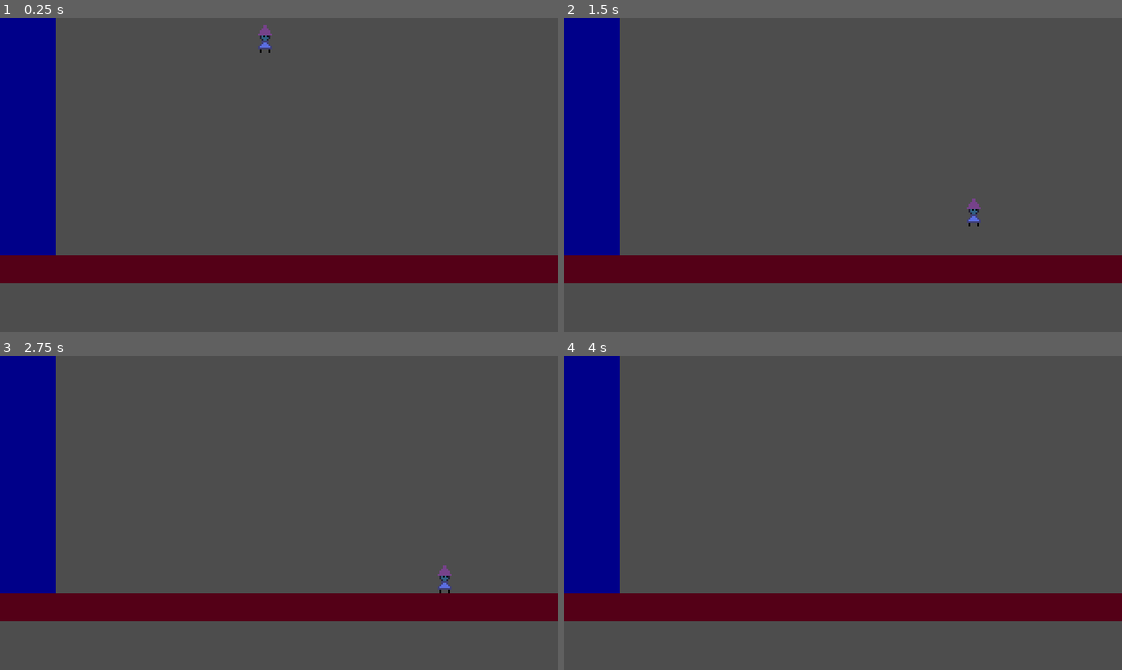
Above: before the commit, frames 1-4 (two rows, left to right).
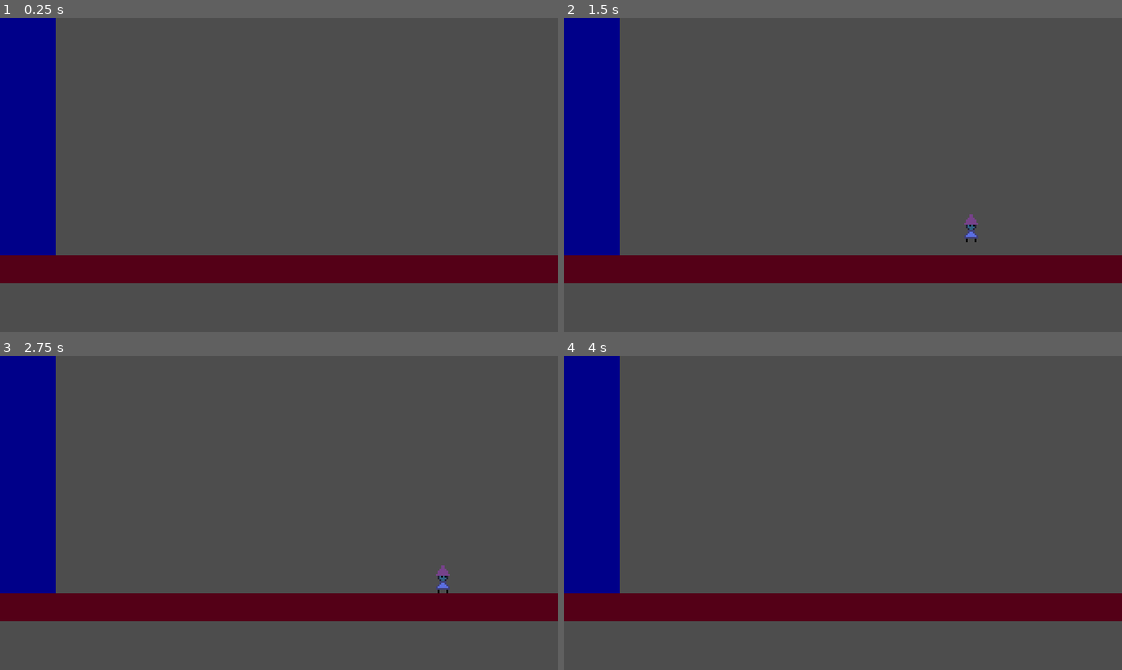
Above: after the commit, the same moments.

Repository: Vetle-Dyngeland/godot_platformer
Game: Godot game, scene res://scenes/world.tscn
Two runs of this game, one before a commit and one after it. Both use one fixed random seed, a clock stepped at 60 frames per second and the inputs below.
Inputs:
- Up to frame 1 (0.25 s): no input
- Up to frame 2 (1.5 s): hold Right (move_right) from 0.53 s (still down); tap C (jump) at 0.6, 0.77, 1.07, 1.35 s
- Up to frame 3 (2.75 s): tap C (jump) at 1.52, 1.82, 2.1 s; release Right (move_right) at 2.03 s; hold Left (move_left) from 2.03 s (still down)
- Up to frame 4 (4 s): release Left (move_left) at 2.78 s; hold Right (move_right) from 2.78 s (still down); tap C (jump) at 2.85, 3.02, 3.32, 3.6, 3.77 s

The runs differ from the first frame. In frame 1, 0.1% of the frame differs, in the area x 46-49%, y 2-12%; in frame 2, 0.2%, in the area x 71-75%, y 57-72%; in frame 3, less than 0.1%; in frame 4, nothing differs.

Commit message:
documentation + small improvements

Diff:
--- a/scripts/player/player.gd
+++ b/scripts/player/player.gd
@@ -3,10 +3,10 @@
 var movement = PlayerMovement.new($".")
 
 func _process(_delta: float) -> void:
-    movement.process()
+    movement.update_input()
 
 func _physics_process(delta: float) -> void:
-    movement.physics_process(delta)
+    movement.update_physics(delta)
 
 class InputAction:
     enum InputActionType {
@@ -15,8 +15,12 @@
         Vector
     }
 
-    var output
-    var _button_name: String
+    # Depending on _type this could be one of two things:
+    # For a button this is an array of three bools, where index 0 is held, 1 is just pressed and 2 is just released
+    # For Vector and axis this is an array of two values, where index 0 is right now and 1 is thethe  previous frame
+    var _output: Array
+
+    var _button_name := ""
     var _axis_name := ["", ""]
     var _vector_name := ["", "", "", ""]
     var _type: InputActionType
@@ -24,6 +28,8 @@
     func _init(name):
         var button := typeof("")
         var array := typeof([])
+
+        # Set the type of the input action
         match typeof(name):
             button: _type = InputActionType.Button
             array:
@@ -33,18 +39,20 @@
                     _: print(str("An array of length ", len(name), " cannot be parsed into input!"))
             _: print(str("A variable of _type: ", name, " = ", typeof(name), " cannot be parsed into input!"))
 
+        # Set the output as well as the name to avoid future errors
         match _type:
             InputActionType.Button:
                 _button_name = name
-                output = [false, false, false]
+                _output = [false, false, false]
 
             InputActionType.Axis:
                 _axis_name = name
-                output = [0, 0]
+                _output = [0, 0]
             InputActionType.Vector:
                 _vector_name = name
-                output = [Vector2.ZERO, Vector2.ZERO, Vector2.ZERO, Vector2.ZERO]
-
+                _output = [Vector2.ZERO, Vector2.ZERO, Vector2.ZERO, Vector2.ZERO]
+
+    # Seperate update functions depending on which type of input action this is
     func update():
         match _type:
             InputActionType.Button: _update_button()
@@ -52,121 +60,163 @@
             InputActionType.Vector: _update_vector()
 
     func _update_button():
-        output = [
+        _output = [
             Input.is_action_pressed(_button_name),
             Input.is_action_just_pressed(_button_name),
             Input.is_action_just_released(_button_name),
         ]
 
     func _update_axis():
-        output[1] = output[0]
-        output[0] = Input.get_axis(_axis_name[0], _axis_name[1])
+        _output[1] = _output[0]
+        _output[0] = Input.get_axis(_axis_name[0], _axis_name[1])
 
     func _update_vector():
-        if output[0]: output[1] = output[0]
-
-        # Two axises to stop them getting normalized
+        if _output[0]: _output[1] = _output[0]
+
+        # Two axises instead of get_vector to stop them getting normalized
         var x = Input.get_axis(_vector_name[0], _vector_name[1])
         var y = Input.get_axis(_vector_name[2], _vector_name[3])
 
-        output[0] = Vector2(x, y)
+        _output[0] = Vector2(x, y)
+
+    # Only makes sense if the type is not a button, so it should be invalid for all other types
+    func get_previous_frame():
+        match _type:
+            InputActionType.Button: return null
+            _: return _output[1]
+
+    # Get input makes sense in all contexts
+    func get_input(): return _output[0]
+
+    # If you know the type and just want the input
+    func get_raw_input_array(): return _output
+
+    # Held function only makes sense if the type is a button, so it should be invalid for all other types
+    func held():
+        match _type:
+            InputActionType.Button: return _output[0]
+            _: return null
+    # Same applies here
+    func just_pressed():
+        match _type:
+            InputActionType.Button: return _output[1]
+            _: return null
+    # As well as here
+    func just_released():
+        match _type:
+            InputActionType.Button: return _output[2]
+            _: return null
 
 class PlayerMovement:
-    var jump_force := 250
-    var held_down_gravity_multi := 1.5
-    var terminal_fall_velocity := 400.0
-    var held_down_fall_velocity_multi := 1.5
-    var jump_release_multi := 0.35
-    var coyote_time := 0.175
-    var jump_buffer_time := 0.2
-
-    var max_speed := 100.0
-    var acceleration_force := 500.0
-    var decceleration_force := 500.0
-    var air_control_multi := 0.7
-    var air_friction_multi := 0.1
-    var turnaround_multi := 2
-    var body: CharacterBody2D
-
-    var movement_input = InputAction.new(["move_left", "move_right", "move_up", "move_down"])
-    var jump_input = InputAction.new("jump")
-
-    var gravity = ProjectSettings.get_setting("physics/2d/default_gravity")
-
-    var coyote_timer := 0.0
-    var jump_buffer := 0.0
-    var can_release_jump := false
+    # Y VARIABLES
+    var jump_force := 250 # How much force is applied when jumping
+    var held_down_gravity_multi := 1.5 # When you hold "move_down", how much gravity is multiplied by
+    var terminal_fall_velocity := 400.0 # Max speed you can fall
+    var held_down_fall_velocity_multi := 1.5 # How much terminal velocity increases when you hold "move_down"
+    var jump_release_multi := 0.35 # When you release jump after a jump, how much should y velocity be multiplied by
+    var coyote_time := 0.175 # For how long can you jump after walked off a platform
+    var jump_buffer_time := 0.2 # For how long can you jump before touching a platform
+
+    # X VARIABLES
+    var max_speed := 100.0 # Max x speed
+    var acceleration_force := 500.0 # Force applied when accelerating
+    var decceleration_force := 500.0 # Force applied when deccelerating
+    var air_control_multi := 0.7 # How much acceleration is multiplied with when in the air
+    var air_friction_multi := 0.1 # How much decceleration is multiplied with when in the air
+    var turnaround_multi := 2 # How much acceleration is multiplied with when velocity and input does not match up
+
+    # INPUT
+    var _movement_input = InputAction.new(["move_left", "move_right", "move_up", "move_down"])
+    var _jump_input = InputAction.new("jump")
+
+    # EXTERNAL REFERENCES
+    var _gravity = ProjectSettings.get_setting("physics/2d/default_gravity")
+    var _body: CharacterBody2D # The physics body the movement is applied to
+
+    # MUTABLE
+    var _coyote_timer := 0.0 # The timer related to coyote_time
+    var _jump_buffer := 0.0 # The timer related to jump_buffer_time
+    var _can_release_jump := false # If you can release jump after the jump or not, turns false when y velocity is more than zero and when you release jump
 
     func _init(character_body: CharacterBody2D):
-        body = character_body
-
-    func process():
-        movement_input.update()
-        jump_input.update()
-
-    func physics_process(delta: float):
-        handle_gravity(delta)
-        handle_walking(delta)
-        handle_jumping(delta)
-        body.move_and_slide()
-
-    func handle_gravity(delta: float):
-        if body.is_on_floor(): return
-
-        var gravity_force = gravity * delta
-        var terminal_velocity = terminal_fall_velocity
-        if movement_input.output[1].y > 0.0:
+        _body = character_body
+
+    func update_input():
+        _movement_input.update()
+        _jump_input.update()
+
+    func update_physics(delta: float):
+        _handle_gravity(delta)
+        _handle_walking(delta)
+        _handle_jumping(delta)
+        _body.move_and_slide()
+
+    func _handle_gravity(delta: float):
+        if _body.is_on_floor(): return # Gravity shouldnt be applied when you're on the floor
+
+        var gravity_force = _gravity * delta
+        var terminal_velocity = terminal_fall_velocity # Just a mutable clone
+
+        if _movement_input.get_input().y > 0.0: # If move_down is held
             gravity_force *= held_down_gravity_multi
             terminal_velocity *= held_down_fall_velocity_multi
 
-        body.velocity.y += gravity_force
-        if body.velocity.y > terminal_velocity:
-            body.velocity.y = terminal_velocity
-
-    func handle_walking(delta: float):
-        var direction = movement_input.output[0].x
-
-        if abs(direction) > 0:
+        _body.velocity.y += gravity_force
+        if _body.velocity.y > terminal_velocity: # If falling faster than allowed, dont
+            _body.velocity.y = terminal_velocity
+
+    func _handle_walking(delta: float):
+        var direction = _movement_input.get_input().x
+
+        if abs(direction) > 0: # If actually pressing keys, accelerate
             accelerate(delta, direction)
             return
 
+        # Else, deccelerate
         deccelerate(delta)
 
     func accelerate(delta: float, direction: float):
         var accel = acceleration_force * delta
-        if not body.is_on_floor():
+        if not _body.is_on_floor():
             accel *= air_control_multi
 
-        if sign(direction) != sign(body.velocity.x):
+        # If trying to move in the opposite direction, apply a boost to the acceleration
+        if sign(direction) != sign(_body.velocity.x):
             accel *= turnaround_multi
 
-        body.velocity.x = move_toward(body.velocity.x, max_speed * direction, accel)
+        _body.velocity.x = move_toward(_body.velocity.x, max_speed * direction, accel)
 
     func deccelerate(delta: float):
         var deccel = decceleration_force * delta
-        if not body.is_on_floor():
+        if not _body.is_on_floor():
             deccel *= air_friction_multi
 
-        body.velocity.x = move_toward(body.velocity.x, 0, deccel)
-
-    func handle_jumping(delta: float):
+        _body.velocity.x = move_toward(_body.velocity.x, 0, deccel)
+
+    func _handle_jumping(delta: float):
         jump_timers(delta)
-        if can_release_jump && !jump_input.output[0]:
-            body.velocity.y *= jump_release_multi
-
-        if coyote_timer < coyote_time && jump_buffer < jump_buffer_time:
-            coyote_timer = coyote_time
-            jump_buffer = jump_buffer_time
-            body.velocity.y -= jump_force
-            can_release_jump = true
+
+        # If releasing jump while ascending, multiply the y velocity by a small number
+        if _can_release_jump && _jump_input.just_released():
+            _body.velocity.y *= jump_release_multi
+            _can_release_jump = false
+
+        var should_jump = _coyote_timer < coyote_time && _jump_buffer < jump_buffer_time
+        if should_jump:
+            # Reset timers
+            _coyote_timer = coyote_time
+            _jump_buffer = jump_buffer_time
+            _can_release_jump = true
+
+            _body.velocity.y -= jump_force # actually jump
 
     func jump_timers(delta: float):
-        jump_buffer += delta
-        coyote_timer += delta
-        if jump_input.output[1]:
-            jump_buffer = 0.0
-
-        if body.is_on_floor():
-            coyote_timer = 0.0
-
-        if body.velocity.y > 0.0: can_release_jump = false
+        _jump_buffer += delta
+        _coyote_timer += delta
+        if _jump_input.just_pressed():
+            _jump_buffer = 0.0
+
+        if _body.is_on_floor():
+            _coyote_timer = 0.0
+
+        if _body.velocity.y > 0.0: _can_release_jump = false
